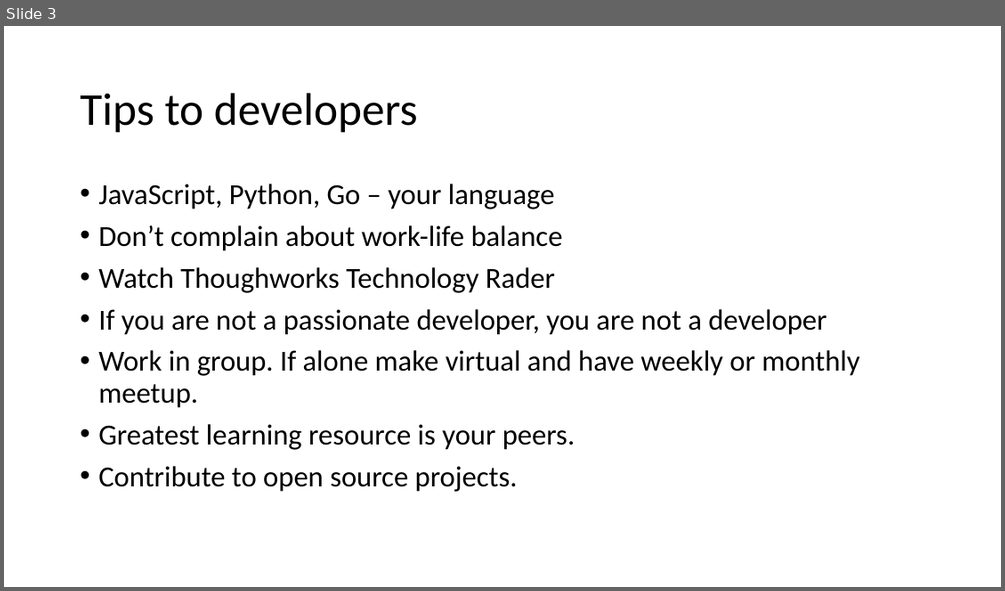
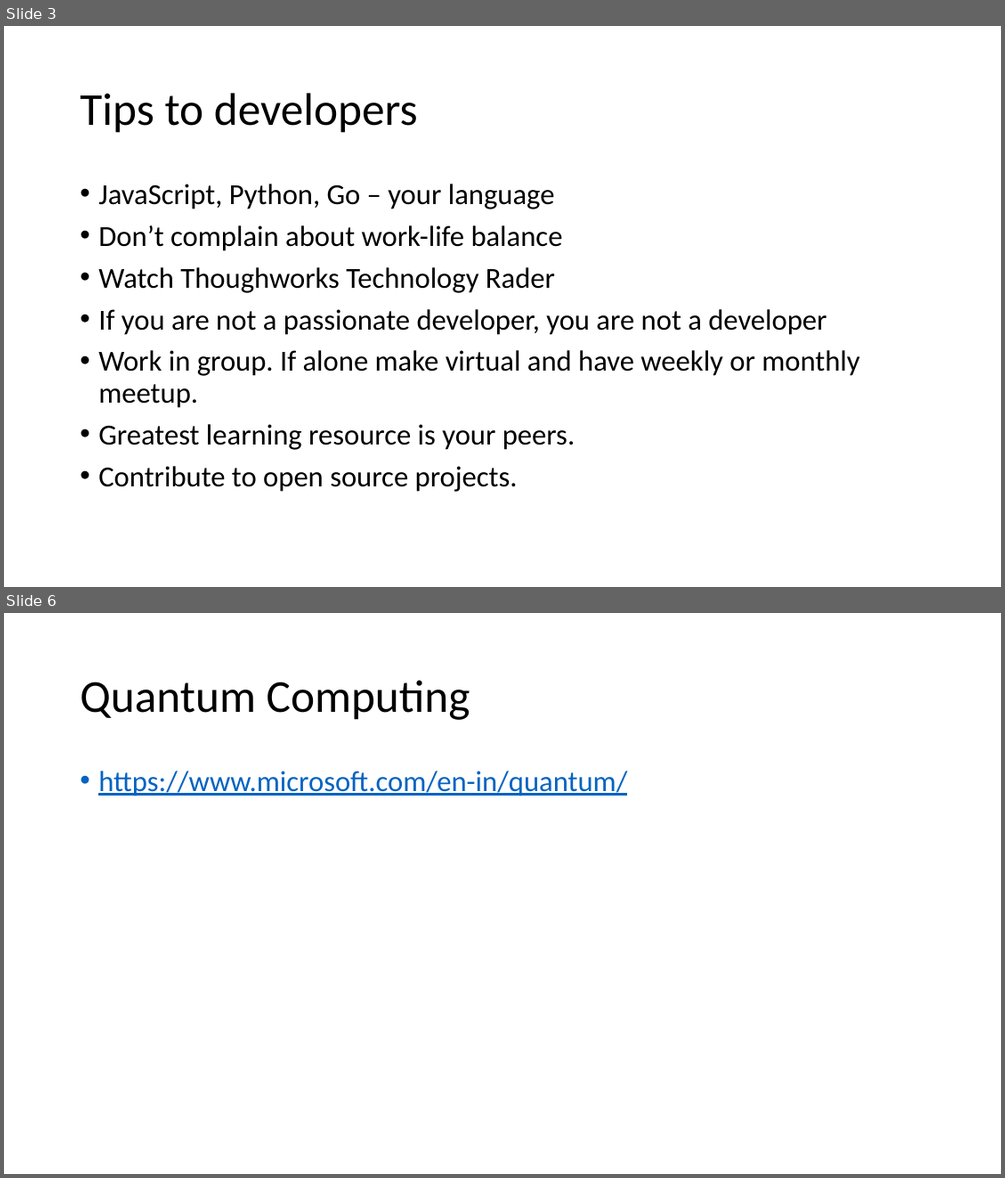
Before and after one commit to wrijugh/gab-2019, a slide deck: Azure a Polyglot Cloud.pptx. Shown one above the other, each under a label of ours: slide 3 before the commit, slides 3 and 6 after it; the slides between them are not shown. The pictures are 1005x591 and 1005x1178 pixels, drawn with LibreOffice and Linux fonts; fonts in the diff are those of the drawing. Boxes give left, top, right and bottom in pixels: in the first picture for what was removed or moved away, otherwise in the second. Text is boxed around its words. In the diff, an @@ line names an element or a change of style, - is before the commit and + after.

```diff
--- a/Azure a Polyglot Cloud.pptx
+++ b/Azure a Polyglot Cloud.pptx
@@ slide 6 added at bbox=[4, 613, 1001, 1174], background #FFFFFF @@
@@ title added at bbox=[80, 680, 470, 720], 44 pt, text #000000 @@
+Quantum Computing
@@ text added at bbox=[98, 771, 627, 796], 28 pt, text #0563C1, underline @@
+• https://www.microsoft.com/en-in/quantum/
```
Also in this commit, not shown: 2 other slides added, 1 slide removed, 1 other file.
